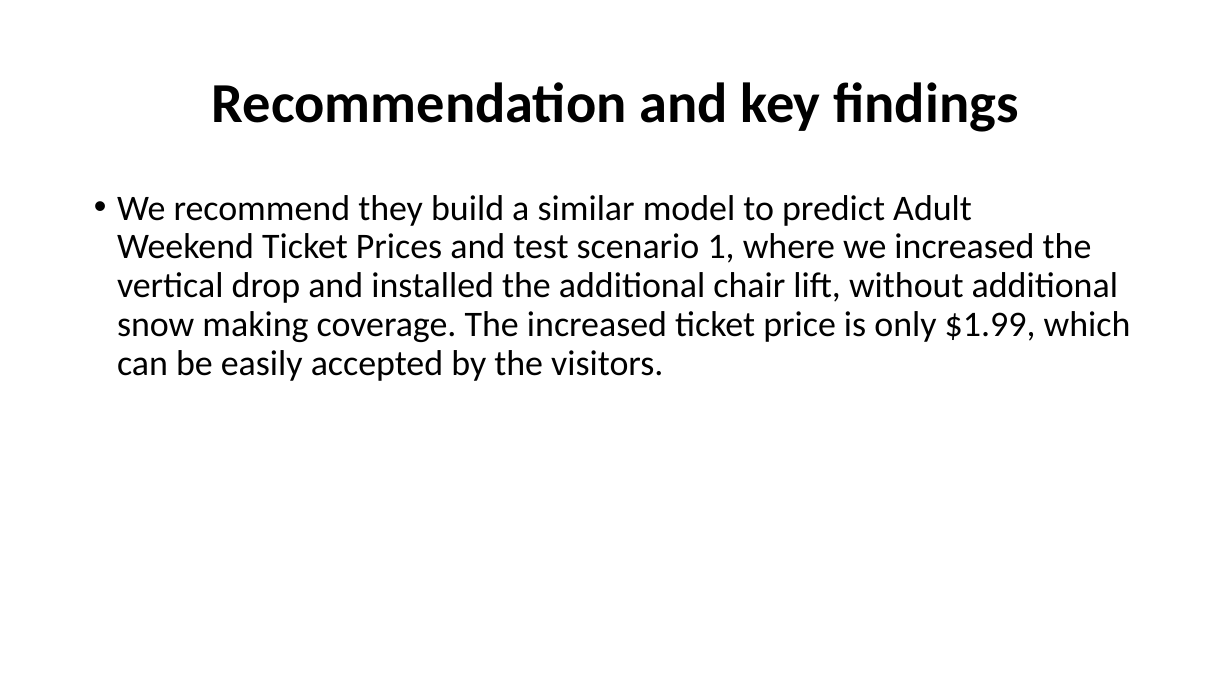
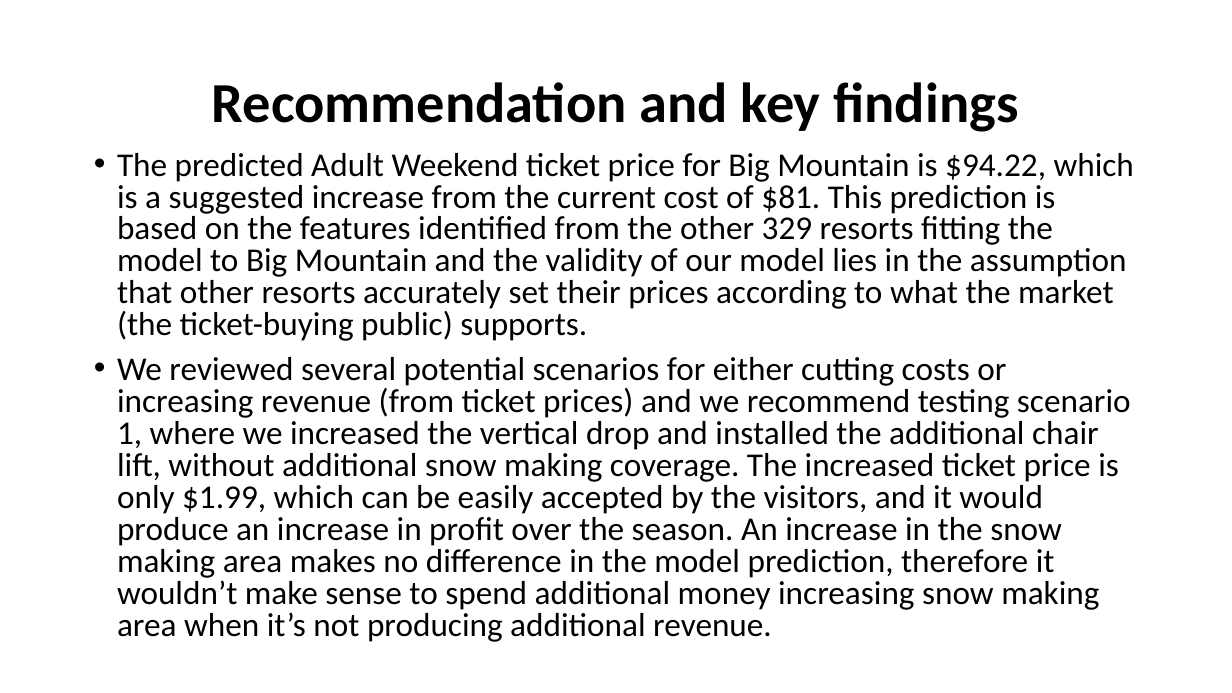
Before and after one commit to reneeylewis/Springboard-Projects, a slide deck: slide 2 of GuidedCapstone - Ski Resort/Step Seven - Slide Deck/Guided Capstone Slide Deck.pptx. Drawn at 1232x693 pixels with LibreOffice and Linux fonts; fonts in the diff are those of the drawing. Boxes give left, top, right and bottom in pixels: in the first picture for what was removed or moved away, otherwise in the second. Text is boxed around its words. In the diff, an @@ line names an element or a change of style, - is before the commit and + after.

```diff
--- a/GuidedCapstone - Ski Resort/Step Seven - Slide Deck/Guided Capstone Slide Deck.pptx
+++ b/GuidedCapstone - Ski Resort/Step Seven - Slide Deck/Guided Capstone Slide Deck.pptx
@@ text at [117,153,1134,642]: text changed; size 28 to 25.9 pt @@
-• We recommend they build a similar model to predict Adult Weekend Ticket Prices and test scenario 1, where we increased the vertical drop and installed the additional chair lift, without additional snow making coverage. The increased ticket price is only $1.99, which can be easily accepted by the visitors.
+• The predicted Adult Weekend ticket price for Big Mountain is $94.22, which is a suggested increase from the current cost of $81. This prediction is based on the features identified from the other 329 resorts fitting the model to Big Mountain and the validity of our model lies in the assumption that other resorts accurately set their prices according to what the market (the ticket-buying public) supports.
+• We reviewed several potential scenarios for either cutting costs or increasing revenue (from ticket prices) and we recommend testing scenario 1, where we increased the vertical drop and installed the additional chair lift, without additional snow making coverage. The increased ticket price is only $1.99, which can be easily accepted by the visitors, and it would produce an increase in profit over the season. An increase in the snow making area makes no difference in the model prediction, therefore it wouldn’t make sense to spend additional money increasing snow making area when it’s not producing additional revenue.
```
Also in this commit, not shown: 4 other slides changed, 2 slides added, 2 slides removed, 2 other files.
